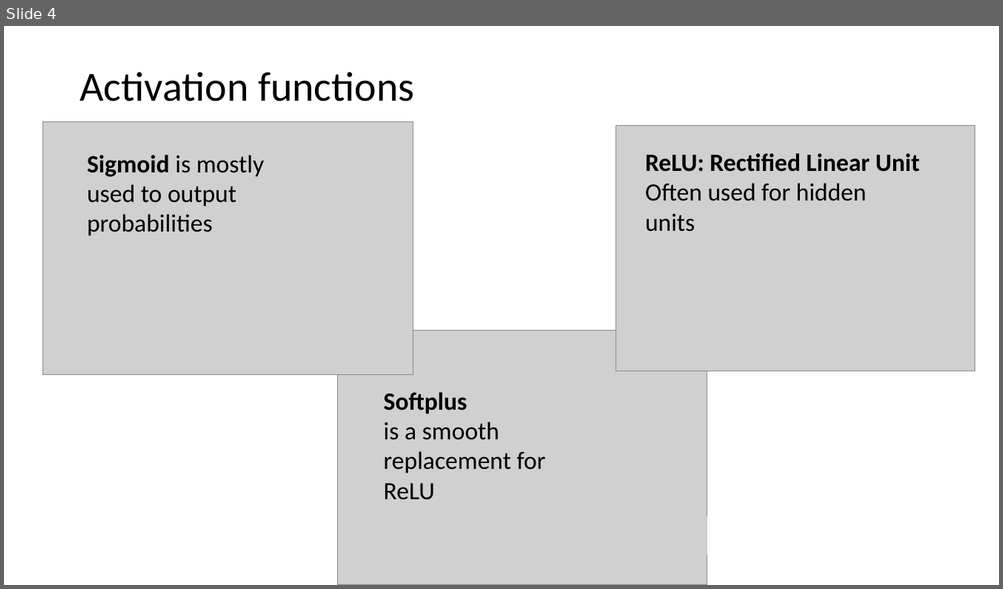
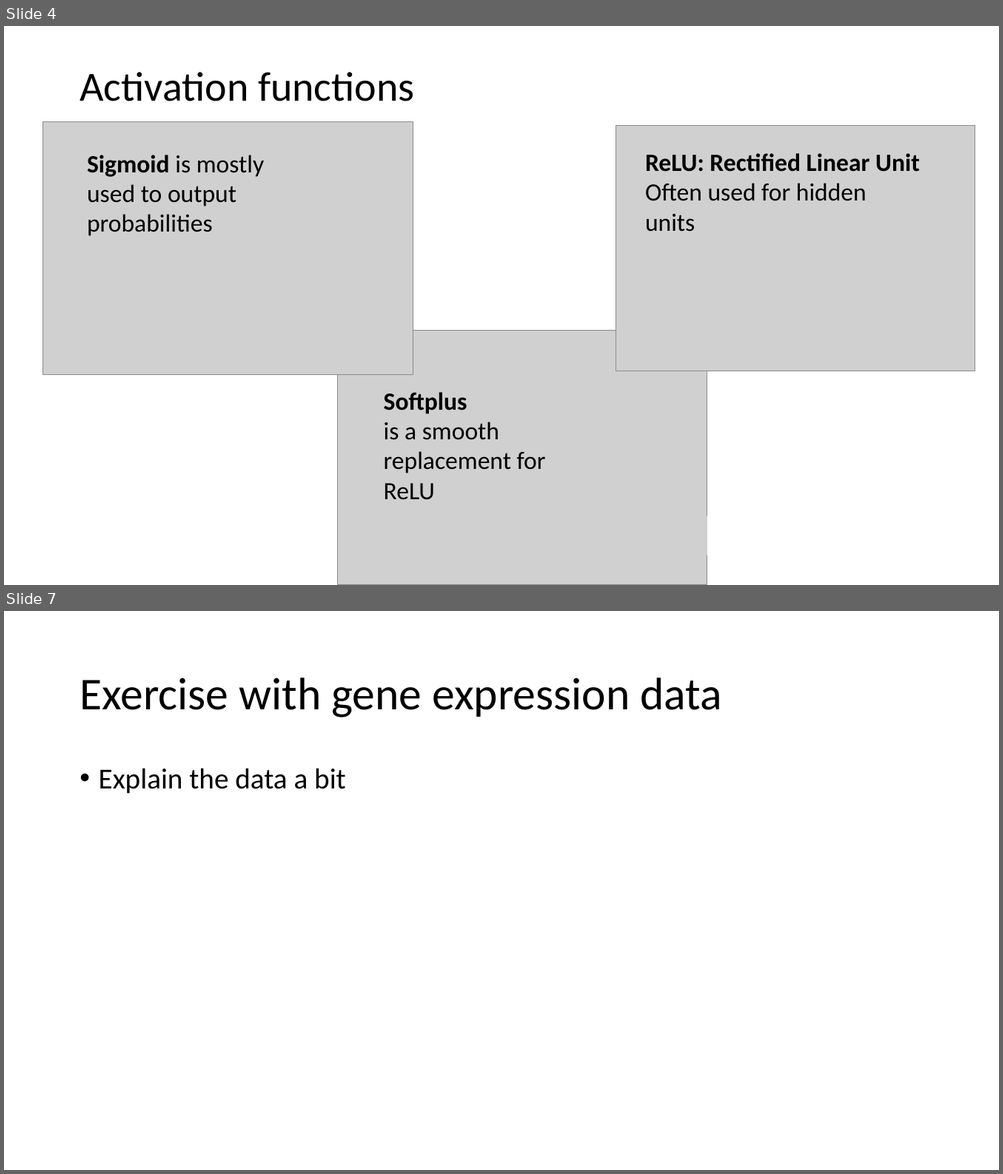
Before and after one commit to Center-for-Health-Data-Science/IntroToML, a slide deck: Day2/NNintro2.pptx. Shown one above the other, each under a label of ours: slide 4 before the commit, slides 4 and 7 after it; the slides between them are not shown. The pictures are 1003x589 and 1003x1174 pixels, drawn with LibreOffice and Linux fonts; fonts in the diff are those of the drawing; grey boxes stand for pictures. Boxes give left, top, right and bottom in pixels: in the first picture for what was removed or moved away, otherwise in the second. Text is boxed around its words. In the diff, an @@ line names an element or a change of style, - is before the commit and + after.

```diff
--- a/Day2/NNintro2.pptx
+++ b/Day2/NNintro2.pptx
@@ slide 7 added at bbox=[4, 611, 999, 1170], background #FFFFFF @@
@@ title added at bbox=[79, 678, 722, 718], 44 pt, text #000000 @@
+Exercise with gene expression data
@@ text added at bbox=[99, 768, 346, 794], 28 pt, text #000000 @@
+• Explain the data a bit
```
Also in this commit, not shown: 2 slides changed, 1 other slide added, 1 slide removed, 3 other files.
